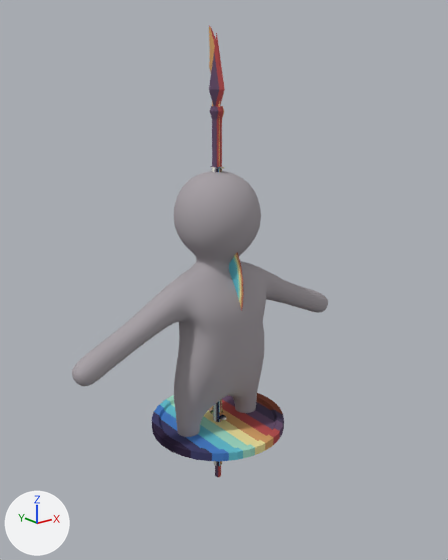
The Blender file Assets/Blender/guy.blend: old version first, new version second.
One viewpoint serves both versions: a 50 mm camera at (-2.4, -3.07, 2.34) aimed at (-0.16, -0.27, 1.21). Arrows for +X, +Y and +Z are at lower left; the lights stay in place.

In view in the first picture: 'axe', 'glaive', 'shield', 'skin', 'spear'.
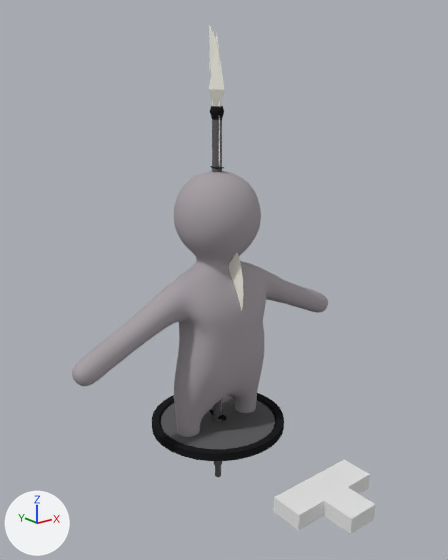
The newer file is also turned or shifted as a whole; pictures and numbers use the older file's frame.

The change, as JSON lines over the scene's bpy script:
```json
{"block": "me_圓柱體_002", "where": "me_圓柱體_002.from_pydata(...)  # 428 vertices, 402 faces; spans x -0.02..0.02, y -0.29..1.36, z -0.02..0.26"}
{"block": "me_圓柱體_002", "where": "# used by ob_axe; location = (0.0, 0.0, 0.0); rotation_euler = (1.571, 0.0, 0.0), in degrees (90, 0, 0)"}
{"block": "me_圓柱體_002", "change": "me_圓柱體_002 part 1: texture (UV) coordinates of 402 of 402 faces, centred in x -0.02..0.02, y -0.29..1.32, z -0.02..0.24, changed; they spanned u 0.0..1.0, v 0.0..1.0 and now span u 0.01..0.12, v 0.26..0.73"}
{"block": "me_圓柱體_007", "where": "me_圓柱體_007.from_pydata(...)  # 200 vertices, 171 faces; spans x -0.04..0.02, y -0.27..2.67, z -0.06..0.06"}
{"block": "me_圓柱體_007", "where": "# used by ob_glaive; location = (0.0, 0.0, 0.0); rotation_euler = (1.571, 0.0, 0.0), in degrees (90, 0, 0)"}
{"block": "me_圓柱體_007", "change": "me_圓柱體_007 part 2: texture (UV) coordinates of 171 of 171 faces, centred in x -0.04..0.02, y -0.27..2.66, z -0.06..0.06, changed; they spanned u 0.0..1.0, v 0.0..1.0 and now span u 0.02..0.23, v 0.18..0.79"}
{"block": "me_立方體", "where": "me_立方體.from_pydata(...)  # 192 vertices, 162 faces; spans x -0.465..0.465, y 0.052..0.108, z -0.465..0.465"}
{"block": "me_立方體", "where": "# used by ob_shield; location = (0.0, 0.0, 0.0); rotation_euler = (1.571, 0.0, 0.0), in degrees (90, 0, 0)"}
{"block": "me_立方體", "change": "me_立方體 part 3: texture (UV) coordinates of 162 of 162 faces, centred in x -0.46..0.46, y 0.052..0.108, z -0.46..0.46, changed; they spanned u 0.25..0.62, v 0.35..0.72 and now span u 0.11..0.23, v 0.25..0.71"}
{"block": "me_圓柱體", "where": "me_圓柱體.from_pydata(...)  # 193 vertices, 193 faces; spans x -0.06..0.06, y -0.27..2.64, z -0.07..0.07"}
{"block": "me_圓柱體", "where": "# used by ob_spear; location = (0.0, 0.0, 0.0); rotation_euler = (1.571, 0.0, 0.0), in degrees (90, 0, 0)"}
{"block": "me_圓柱體", "change": "me_圓柱體 part 4: texture (UV) coordinates of 193 of 193 faces, centred in x -0.04..0.04, y -0.27..2.42, z -0.05..0.05, changed; they spanned u 0.45..0.55, v 0.0..0.92 and now span u 0.02..0.22, v 0.29..0.84"}
{"op": "add", "block": "me_chess", "code": ["me_chess = bpy.data.meshes.new('chess')", "me_chess.from_pydata([(-0.3, 0.0, 0.1), (-0.3, 0.1, 0.1), (-0.3, 0.0, -0.1), (-0.3, 0.1, -0.1), (0.3, 0.0, 0.1), (0.3, 0.1, 0.1), (0.3, 0.0, -0.1), (0.3, 0.1, -0.1), (0.1, 0.0, -0.1), (-0.1, 0.0, -0.1), (-0.1, 0.1, -0.1), (0.1, 0.1, -0.1), (-0.1, 0.0, 0.1), (0.1, 0.0, 0.1), (0.1, 0.1, 0.1), (-0.1, 0.1, 0.1), (-0.1, 0.0, 0.3), (0.1, 0.0, 0.3), (0.1, 0.1, 0.3), (-0.1, 0.1, 0.3)], [], [(0, 1, 3, 2), (8, 11, 7, 6), (6, 7, 5, 4), (12, 15, 1, 0), (8, 6, 4, 13), (10, 3, 1, 15), (7, 11, 14, 5), (11, 10, 15, 14), (2, 9, 12, 0), (9, 8, 13, 12), (4, 5, 14, 13), (15, 12, 16, 19), (2, 3, 10, 9), (9, 10, 11, 8), (17, 18, 19, 16), (14, 15, 19, 18), (12, 13, 17, 16), (13, 14, 18, 17)])"]}
{"op": "add", "block": "ob_chess", "code": ["ob_chess = bpy.data.objects.new('chess', me_chess)", "ob_chess.location = (0.0, -1.0, 0.0)", "ob_chess.rotation_euler = (1.571, 0.0, 0.0)  # degrees (90, 0, 0)"]}
```

Changed parts and their boxes [x1, y1, x2, y2] in the pictures (448 x 560 px):
```json
{"object": "chess", "change": "added", "after": [274, 460, 375, 534]}
{"part": 1, "of": "me_圓柱體_002", "change": "surface changed", "before": [229, 252, 243, 311], "after": [229, 252, 243, 311], "on screen": "cyan to grey"}
{"part": 2, "of": "me_圓柱體_007", "change": "surface changed", "before": [209, 26, 224, 466], "after": [209, 26, 224, 466]}
{"part": 3, "of": "me_立方體", "change": "surface changed", "before": [152, 393, 284, 461], "after": [152, 393, 284, 461]}
{"part": 4, "of": "me_圓柱體", "change": "surface changed", "before": [209, 33, 225, 167], "after": [209, 33, 225, 167]}
```
